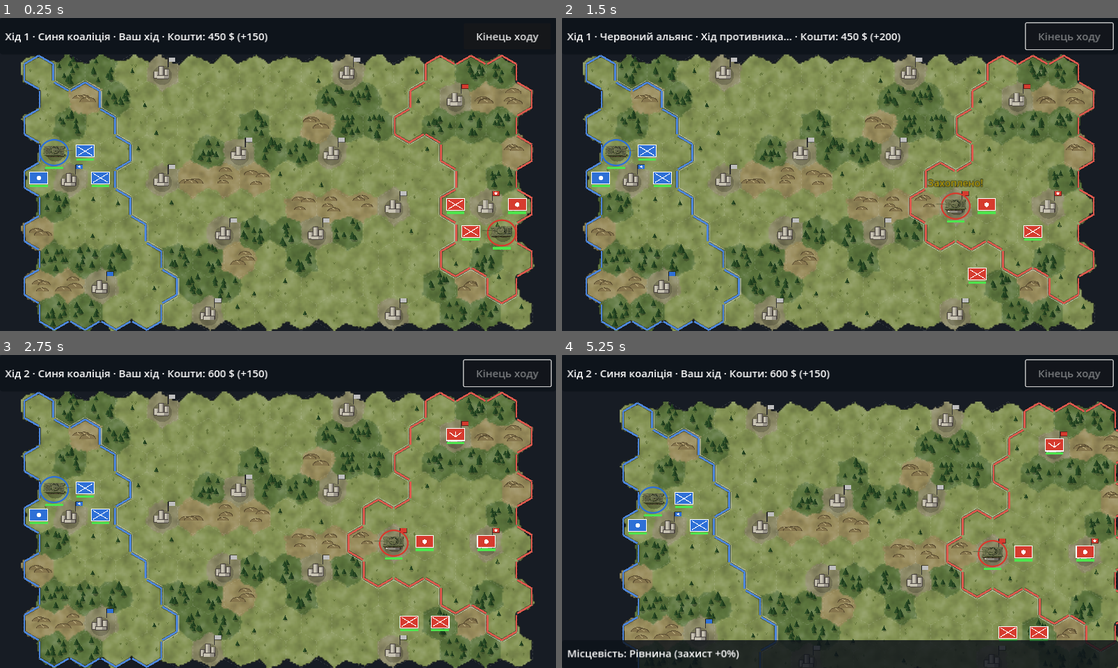
Above: before the commit, frames 1-4 (two rows, left to right).
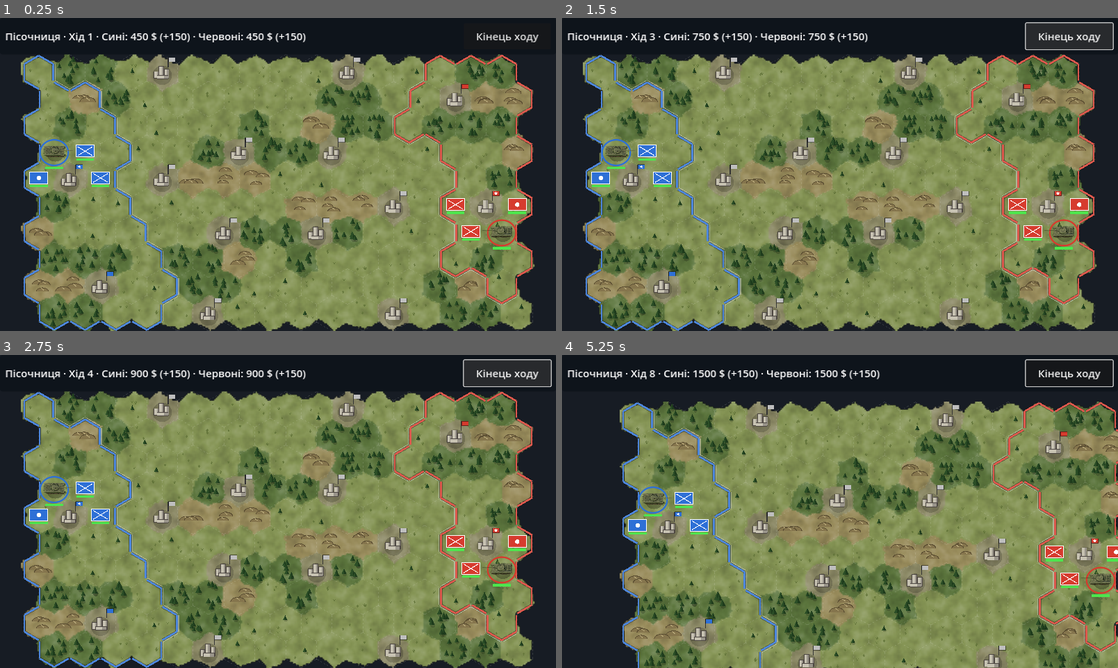
Above: after the commit, the same moments.

Repository: dambldor571-maker/Cloud
Game: Godot game, scene res://scenes/main.tscn
Two runs of this game, one before a commit and one after it. Both use one fixed random seed, a clock stepped at 60 frames per second and the inputs below.
Inputs (mouse positions are in pixels of both pictures, inside the frame that each line leads up to):
- Up to frame 1 (0.25 s): no input
- Up to frame 2 (1.5 s): click "Кінець ходу" at 0.5 s; click (1067, 36) at 1.25 s, where only the run after the commit has a clickable "Кінець ходу"
- Up to frame 3 (2.75 s): click (505, 373) at 2 s, where only the run after the commit has a clickable "Кінець ходу"
- Up to frame 4 (5.25 s): tap Enter at 2.75, 4.25 s; move the mouse to (962, 495) at 2.77 s; click (962, 495) at 2.92 s; tap Space at 3.5, 5 s; drag from (728, 527) to (812, 574) at 3.52 s; move the mouse to (895, 442) at 4.27 s; click (895, 442) at 4.42 s; drag from (812, 574) to (673, 464) at 5.02 s

The runs differ from the first frame. In frame 1, 0.8% of the frame differs, in the area x 0-55%, y 4-8%; in frame 2, 3.3%; in frame 3, 3.7%; in frame 4, 12%, in the area x 0-100%, y 4-100%.

Commit message:
Sandbox prototype, confirmed moves along a drawn route
Sandbox mode (default outside the autotest): no AI opponent, the player
controls both sides, any unit can attack any other and units never drop
below 1 HP; End Turn refreshes everyone and pays both sides.
Tapping a reachable hex now plans the cheapest path, draws it with a
"Рух (N кл.)" / "Скасувати" pair under the destination; confirming
moves the unit hex by hex (0.5 s per hex), turning at every step, with
city capture on arrival. docs/unit_model_requirements.md records the
agreed unit model requirements; the separate turret is left for later.

Co-Authored-By: Claude Opus 5.5 <noreply@anthropic.com>
Claude-Session: https://claude.ai/code/session_01DGzcrkN7G6Q8ozASAUm8BS

Diff:
--- a/scripts/game.gd
+++ b/scripts/game.gd
@@ -7,7 +7,7 @@
 const NEUTRAL_COLOR := Color(0.75, 0.75, 0.75)
 const SIDE_NAMES: Array[String] = ["Синя коаліція", "Червоний альянс"]
 const AI_DELAY := 0.35
-const MOVE_ANIM_TIME := 0.25
+const MOVE_STEP_TIME := 0.5  # seconds per hex
 const MIN_ZOOM := 0.5
 const MAX_ZOOM := 2.5
 const AUTOTEST_GAMES := 5
@@ -24,12 +24,18 @@
 var winner := -1
 var busy := false
 var autotest := false
+## Prototype sandbox: no opponent, the player moves every unit of both sides,
+## any unit may attack any other, and nobody dies. Off in the AI autotest.
+var sandbox := true
 var rng := RandomNumberGenerator.new()
 
 var selected: Unit = null
 var reachable: Dictionary = {}  # Vector2i -> movement cost
 var attackable: Dictionary = {}  # Vector2i -> true
 var build_city: Variant = null  # Vector2i of the city whose build menu is open
+var route_parents: Dictionary = {}  # hex -> previous hex on the cheapest path of `selected`
+var route: Array[Vector2i] = []  # planned path (start first) waiting for "Рух"
+var _moving := 0  # move animations in progress
 var effects: Array[Dictionary] = []
 
 var _touches: Dictionary = {}
@@ -50,6 +56,9 @@
 	autotest = "--autotest" in OS.get_cmdline_user_args()
 	if autotest:
 		human_sides = [false, false]
+		sandbox = false
+	elif sandbox:
+		human_sides = [true, true]
 	_load_sprites()
 	map_view = MapView.new(self)
 	add_child(map_view)
@@ -58,6 +67,8 @@
 	hud.end_turn_pressed.connect(_on_end_turn_pressed)
 	hud.build_pressed.connect(_on_build_pressed)
 	hud.restart_pressed.connect(func() -> void: new_game())
+	hud.move_confirmed.connect(_confirm_move)
+	hud.move_cancelled.connect(_clear_route)
 	new_game(1 if autotest else -1)
 
 
@@ -244,7 +255,8 @@
 
 
 ## Dijkstra over movement points; entering an enemy zone of control ends movement.
-func compute_reachable(u: Unit) -> Dictionary:
+## Fills `parents` (hex -> previous hex) so the cheapest path can be rebuilt.
+func compute_reachable(u: Unit, parents: Dictionary = {}) -> Dictionary:
 	var result := {}
 	if not u.can_move():
 		return result
@@ -271,6 +283,7 @@
 			if nc > mp or (cost.has(n) and cost[n] <= nc):
 				continue
 			cost[n] = nc
+			parents[n] = cur
 			if not open.has(n):
 				open.append(n)
 	for h in cost:
@@ -279,8 +292,31 @@
 	return result
 
 
+## Cheapest path from the unit to `to`, start included; empty if unreachable.
+func path_to(u: Unit, to: Vector2i, parents: Dictionary = {}) -> Array[Vector2i]:
+	if parents.is_empty():
+		compute_reachable(u, parents)
+	var path: Array[Vector2i] = []
+	var h := to
+	while h != u.pos:
+		if not parents.has(h):
+			return []
+		path.push_front(h)
+		h = parents[h]
+	path.push_front(u.pos)
+	return path
+
+
+func is_hostile(a: Unit, b: Unit) -> bool:
+	return a != b and (sandbox or a.side != b.side)
+
+
+func controllable(u: Unit) -> bool:
+	return sandbox or u.side == current_side
+
+
 func can_attack(att: Unit, target: Unit, from: Vector2i) -> bool:
-	if target.side == att.side:
+	if not is_hostile(att, target):
 		return false
 	if target.is_flying() and not att.data().get("hits_air", false):
 		return false
@@ -315,25 +351,48 @@
 
 # --- Actions ----------------------------------------------------------------
 
-func move_unit(u: Unit, to: Vector2i) -> void:
-	var from_px := u.draw_pos
-	u.face_towards(Hex.to_pixel(to))
+## Moves hex by hex along the cheapest path (or the given one), turning the
+## hull towards each step. Game state changes at once; the animation follows.
+func move_unit(u: Unit, to: Vector2i, path: Array[Vector2i] = []) -> void:
+	if path.is_empty():
+		path = path_to(u, to)
+	if path.size() < 2:
+		path = [u.pos, to]
 	u.pos = to
 	u.moved = true
+	if autotest:
+		u.face_step(path[path.size() - 2], to)
+		u.draw_pos = Hex.to_pixel(to)
+		_arrive(u, to)
+		_after_action()
+		return
+	_moving += 1
+	busy = true
+	_deselect()
+	var tw := create_tween()
+	for i in path.size() - 1:
+		var a: Vector2i = path[i]
+		var b: Vector2i = path[i + 1]
+		tw.tween_callback(func() -> void: u.face_step(a, b))
+		tw.tween_method(func(p: Vector2) -> void:
+			u.draw_pos = p
+			queue_redraw(), Hex.to_pixel(a), Hex.to_pixel(b), MOVE_STEP_TIME)
+	tw.tween_callback(func() -> void:
+		_arrive(u, to)
+		_moving -= 1
+		busy = _moving > 0 or not human_sides[current_side]
+		if human_sides[current_side] and units.has(u) and not is_done(u):
+			selected = u
+		_after_action())
+
+
+## Effects of ending a move on a hex: capturing a city (possibly winning).
+func _arrive(u: Unit, to: Vector2i) -> void:
 	if terrain[to] == Rules.Terrain.CITY and not u.is_flying() and city_owner[to] != u.side:
 		city_owner[to] = u.side
 		map_view.update_territory()
 		_add_effect(Hex.to_pixel(to), "Захоплено!", Color.GOLD)
-	var to_px := Hex.to_pixel(to)
-	if autotest:
-		u.draw_pos = to_px
-	else:
-		var tw := create_tween()
-		tw.tween_method(func(p: Vector2) -> void:
-			u.draw_pos = p
-			queue_redraw(), from_px, to_px, MOVE_ANIM_TIME)
 	_check_game_over()
-	_after_action()
 
 
 func attack(att: Unit, target: Unit) -> void:
@@ -351,10 +410,11 @@
 
 func build(city: Vector2i, type: String) -> bool:
 	var cost: int = Rules.UNITS[type]["cost"]
-	if city_owner.get(city, -1) != current_side or unit_at(city) or money[current_side] < cost:
+	var side: int = city_owner.get(city, -1)
+	if side < 0 or (side != current_side and not sandbox) or unit_at(city) or money[side] < cost:
 		return false
-	money[current_side] -= cost
-	var u := Unit.new(type, current_side, city)
+	money[side] -= cost
+	var u := Unit.new(type, side, city)
 	u.moved = true
 	u.attacked = true
 	units.append(u)
@@ -365,6 +425,9 @@
 func _damage(u: Unit, dmg: int) -> void:
 	u.hp -= maxi(1, dmg)
 	_add_effect(Hex.to_pixel(u.pos), "-%d" % dmg, Color(1, 0.35, 0.3))
+	if sandbox:
+		u.hp = maxi(1, u.hp)  # immortal in the sandbox
+		return
 	if u.hp <= 0:
 		units.erase(u)
 		_add_effect(Hex.to_pixel(u.pos) + Vector2(0, 22), "Знищено", Color.ORANGE)
@@ -382,7 +445,7 @@
 
 
 func _check_game_over() -> void:
-	if winner >= 0:
+	if winner >= 0 or sandbox:
 		return
 	for s in 2:
 		if city_owner[capitals[1 - s]] == s:
@@ -417,12 +480,14 @@
 # --- Turn flow --------------------------------------------------------------
 
 func _start_turn() -> void:
-	money[current_side] += income(current_side)
-	for u in units_of(current_side):
-		u.moved = false
-		u.attacked = false
-		if city_owner.get(u.pos, -1) == current_side:
-			u.hp = mini(u.max_hp(), u.hp + Rules.HEAL_IN_CITY)
+	var sides := [0, 1] if sandbox else [current_side]
+	for side in sides:
+		money[side] += income(side)
+		for u in units_of(side):
+			u.moved = false
+			u.attacked = false
+			if city_owner.get(u.pos, -1) == side:
+				u.hp = mini(u.max_hp(), u.hp + Rules.HEAL_IN_CITY)
 	_update_status()
 	queue_redraw()
 	if human_sides[current_side]:
@@ -436,6 +501,10 @@
 	if winner >= 0:
 		return
 	_deselect()
+	if sandbox:
+		turn += 1
+		_start_turn()
+		return
 	current_side = 1 - current_side
 	if current_side == 0:
 		turn += 1
@@ -460,9 +529,15 @@
 func ai_pause() -> void:
 	if not autotest:
 		await get_tree().create_timer(AI_DELAY).timeout
+		while _moving > 0:
+			await get_tree().process_frame
 
 
 func _update_status() -> void:
+	if sandbox:
+		hud.set_status("Пісочниця · Хід %d · Сині: %d $ (+%d) · Червоні: %d $ (+%d)" % [
+			turn, money[0], income(0), money[1], income(1)], not busy)
+		return
 	var who := "Ваш хід" if human_sides[current_side] else "Хід противника…"
 	hud.set_status("Хід %d · %s · %s · Кошти: %d $ (+%d)" % [
 		turn, SIDE_NAMES[current_side], who, money[current_side], income(current_side)],
@@ -539,27 +614,66 @@
 	var u := unit_at(h)
 	if selected:
 		if attackable.has(h) and u:
+			_clear_route()
 			attack(selected, u)
 			return
 		if reachable.has(h):
-			move_unit(selected, h)
+			if not route.is_empty() and route.back() == h:
+				_confirm_move()  # second tap on the destination = "Рух"
+			else:
+				_plan_route(h)
 			return
-	if u and u.side == current_side and u != selected:
+	if u and controllable(u) and u != selected:
 		_select(u)
 		return
 	_deselect()
 	if u:
 		hud.show_info(_unit_text(u) + "\n" + _terrain_text(h))
-	elif city_owner.get(h, -1) == current_side:
+	elif city_owner.get(h, -1) == current_side or (sandbox and city_owner.get(h, -1) >= 0):
 		_open_build(h)
 	else:
 		hud.show_info(_terrain_text(h))
 
 
+func _plan_route(dest: Vector2i) -> void:
+	route = path_to(selected, dest, route_parents)
+	if route.is_empty():
+		return
+	hud.show_move_confirm(route.size() - 1)
+	_place_move_confirm()
+	queue_redraw()
+
+
+func _confirm_move() -> void:
+	if route.is_empty() or selected == null or busy:
+		return
+	var path := route.duplicate()
+	var u := selected
+	_clear_route()
+	move_unit(u, path.back(), path)
+
+
+func _clear_route() -> void:
+	route.clear()
+	if hud:
+		hud.hide_move_confirm()
+	queue_redraw()
+
+
+## Keeps the "Рух / Скасувати" buttons just under the destination hex.
+func _place_move_confirm() -> void:
+	if route.is_empty():
+		return
+	var below := Hex.to_pixel(route.back()) + Vector2(0, Hex.SIZE * 0.95)
+	hud.place_move_confirm(get_canvas_transform() * below)
+
+
 func _select(u: Unit) -> void:
+	_clear_route()
 	selected = u
 	build_city = null
-	reachable = compute_reachable(u)
+	route_parents = {}
+	reachable = compute_reachable(u, route_parents)
 	attackable.clear()
 	if u.can_fire():
 		for t in targets_from(u, u.pos):
@@ -569,6 +683,7 @@
 
 
 func _deselect() -> void:
+	_clear_route()
 	selected = null
 	build_city = null
 	reachable.clear()
@@ -580,12 +695,13 @@
 
 func _open_build(city: Vector2i) -> void:
 	build_city = city
+	var side: int = city_owner[city]
 	var options := []
 	for t in Rules.BUILD_ORDER:
 		var cost: int = Rules.UNITS[t]["cost"]
 		options.append({"type": t, "name": Rules.UNITS[t]["name"], "cost": cost,
-			"enabled": money[current_side] >= cost})
-	hud.show_build("Мобілізація у місті (кошти: %d $):" % money[current_side], options)
+			"enabled": money[side] >= cost})
+	hud.show_build("Мобілізація · %s (кошти: %d $):" % [SIDE_NAMES[side], money[side]], options)
 	queue_redraw()
 
 
@@ -613,6 +729,7 @@
 
 
 func _process(delta: float) -> void:
+	_place_move_confirm()
 	if effects.is_empty():
 		return
 	for e in effects:
@@ -631,6 +748,7 @@
 		var pts := Hex.corners(Hex.to_pixel(ring), Hex.SIZE - 2)
 		pts.append(pts[0])
 		draw_polyline(pts, Color.YELLOW, 4.0)
+	_draw_route()
 	for u in units:
 		_draw_unit(u)
 	var font := ThemeDB.fallback_font
@@ -641,6 +759,32 @@
 		var p: Vector2 = e["pos"] + Vector2(-80, -30 - 40 * t)
 		draw_string_outline(font, p, e["text"], HORIZONTAL_ALIGNMENT_CENTER, 160, 26, 6, Color(0, 0, 0, c.a))
 		draw_string(font, p, e["text"], HORIZONTAL_ALIGNMENT_CENTER, 160, 26, c)
+
+
+const ROUTE_COLOR := Color(1.0, 0.84, 0.25)
+
+
+## Planned path: line through hex centres, a dot per step, arrow and target ring.
+func _draw_route() -> void:
+	if route.size() < 2:
+		return
+	var pts := PackedVector2Array()
+	for h in route:
+		pts.append(Hex.to_pixel(h))
+	var end := pts[pts.size() - 1]
+	var dir := (end - pts[pts.size() - 2]).normalized()
+	var line := pts.duplicate()
+	line[line.size() - 1] = end - dir * 30.0
+	draw_polyline(line, Color(0, 0, 0, 0.45), 9.0, true)
+	draw_polyline(line, ROUTE_COLOR, 5.0, true)
+	for i in range(1, pts.size() - 1):
+		draw_circle(pts[i], 6.0, Color(0, 0, 0, 0.5))
+		draw_circle(pts[i], 4.5, ROUTE_COLOR)
+	var tip := end - dir * 18.0
+	var side := Vector2(-dir.y, dir.x)
+	draw_colored_polygon(PackedVector2Array([tip, tip - dir * 18 + side * 10, tip - dir * 18 - side * 10]),
+		ROUTE_COLOR)
+	_draw_ellipse(end, Vector2(RING_RADIUS, RING_RADIUS * 0.9), ROUTE_COLOR, 4.0)
 
 
 func _draw_highlight(h: Vector2i, fill: Color, edge: Color) -> void:
@@ -697,7 +841,7 @@
 
 ## Units use simplified NATO map symbols.
 func _draw_unit(u: Unit) -> void:
-	var done := u.side == current_side and human_sides[u.side] and is_done(u)
+	var done := (sandbox or (u.side == current_side and human_sides[u.side])) and is_done(u)
 	if sprites.has(u.type):
 		_draw_unit_sprite(u, sprites[u.type], done)
 		return
--- a/scripts/hud.gd
+++ b/scripts/hud.gd
@@ -5,6 +5,8 @@
 signal end_turn_pressed
 signal build_pressed(unit_type: String)
 signal restart_pressed
+signal move_confirmed
+signal move_cancelled
 
 var status_label: Label
 var end_turn_btn: Button
@@ -14,6 +16,8 @@
 var bottom_panel: PanelContainer
 var over_center: CenterContainer
 var over_label: Label
+var move_box: HBoxContainer
+var move_btn: Button
 
 
 func _ready() -> void:
@@ -73,6 +77,18 @@
 	over_col.add_child(restart_btn)
 	over_center.hide()
 
+	# "Рух / Скасувати" floating under the planned destination.
+	move_box = HBoxContainer.new()
+	move_box.add_theme_constant_override("separation", 12)
+	root.add_child(move_box)
+	move_btn = _action_button("Рух", Color(0.18, 0.55, 0.24))
+	move_btn.pressed.connect(func() -> void: move_confirmed.emit())
+	move_box.add_child(move_btn)
+	var cancel_btn := _action_button("Скасувати", Color(0.59, 0.2, 0.18))
+	cancel_btn.pressed.connect(func() -> void: move_cancelled.emit())
+	move_box.add_child(cancel_btn)
+	move_box.hide()
+
 
 func set_status(text: String, player_turn: bool) -> void:
 	status_label.text = text
@@ -102,6 +118,24 @@
 	_shrink_bottom()
 
 
+func show_move_confirm(steps: int) -> void:
+	move_btn.text = "Рух (%d кл.)" % steps
+	move_box.show()
+	move_box.reset_size()
+
+
+func place_move_confirm(p: Vector2) -> void:
+	if not move_box.visible:
+		return
+	var vp := move_box.get_viewport_rect().size
+	var pos := p - Vector2(move_box.size.x / 2.0, 0)
+	move_box.position = pos.clamp(Vector2.ZERO, vp - move_box.size)
+
+
+func hide_move_confirm() -> void:
+	move_box.hide()
+
+
 func show_game_over(text: String) -> void:
 	over_label.text = text
 	over_center.show()
@@ -118,12 +152,31 @@
 		return true
 	if bottom_panel.visible and bottom_panel.get_global_rect().has_point(p):
 		return true
+	if move_box.visible and move_box.get_global_rect().has_point(p):
+		return true
 	return over_center.visible
 
 
 ## Collapse to zero height; the container re-grows upward to fit its content.
 func _shrink_bottom() -> void:
 	bottom_panel.offset_top = bottom_panel.offset_bottom
+
+
+func _action_button(text: String, color: Color) -> Button:
+	var b := Button.new()
+	b.text = text
+	b.custom_minimum_size = Vector2(170, 60)
+	for state in ["normal", "hover", "pressed", "focus"]:
+		var sb := StyleBoxFlat.new()
+		sb.bg_color = color.lightened(0.15) if state == "hover" else (color.darkened(0.2) if state == "pressed" else color)
+		sb.set_corner_radius_all(12)
+		sb.set_border_width_all(3)
+		sb.border_color = Color(1, 1, 1, 0.9)
+		sb.shadow_size = 6
+		sb.shadow_color = Color(0, 0, 0, 0.45)
+		b.add_theme_stylebox_override(state, sb)
+	b.add_theme_color_override("font_color", Color.WHITE)
+	return b
 
 
 func _clear_build() -> void:
--- a/scripts/unit.gd
+++ b/scripts/unit.gd
@@ -21,6 +21,13 @@
 	hp = max_hp()
 	draw_pos = Hex.to_pixel(pos)
 	facing = 0 if side == 0 else 3
+
+
+## Face the step from hex a to its neighbour b.
+func face_step(a: Vector2i, b: Vector2i) -> void:
+	var i := Hex.DIRS.find(b - a)
+	if i >= 0:
+		facing = i
 
 
 ## Turn to the hex direction closest to the given map point.
Not shown, changed: README.md
Not shown, added: docs/unit_model_requirements.md
